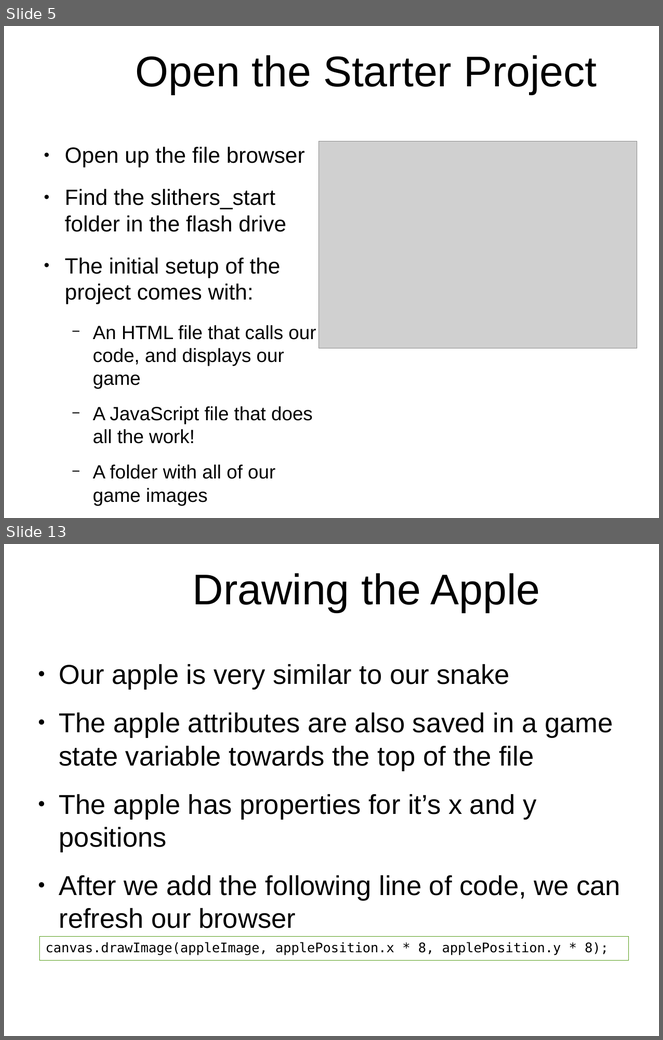
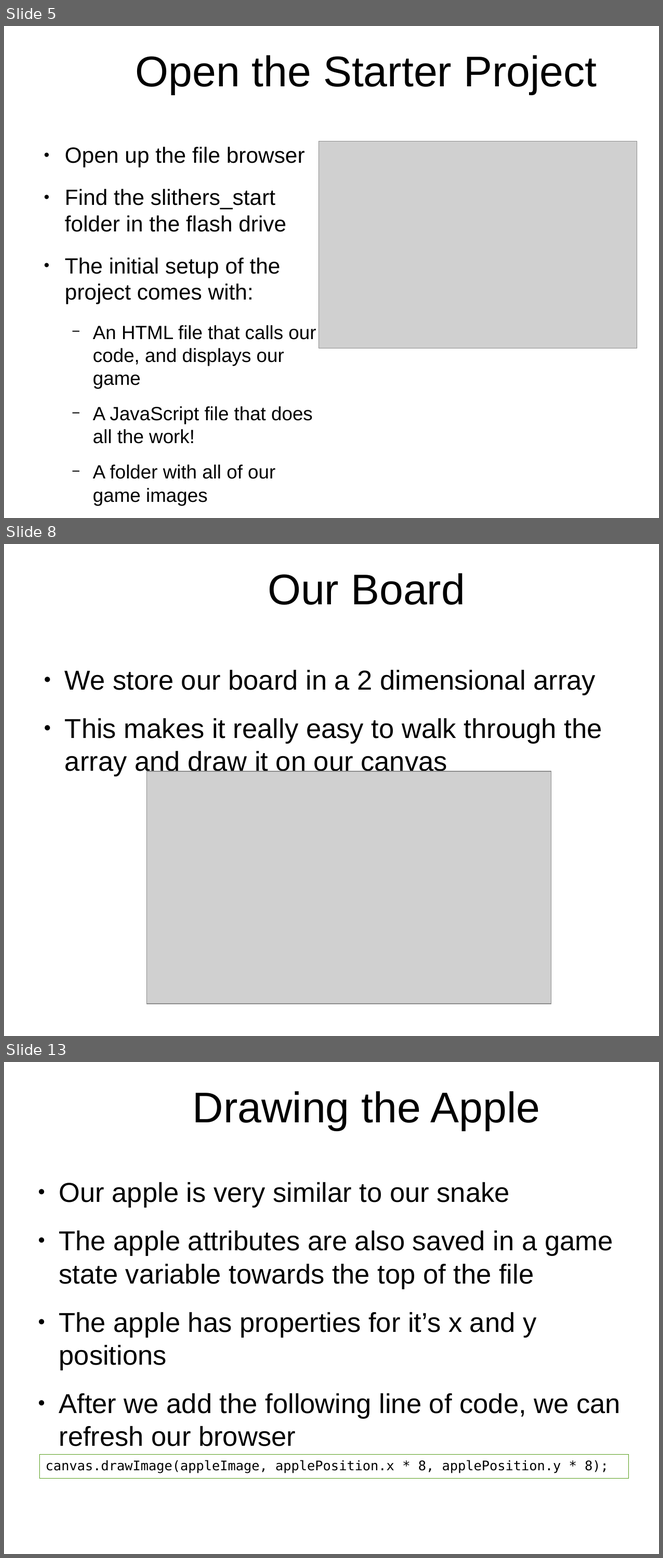
Before and after one commit to originalgrego/Slithers, a slide deck: Slithers - Explorathon 2018.odp. Shown one above the other, each under a label of ours: slides 5 and 13 before the commit, slides 5, 8 and 13 after it; the slides between them are not shown. The pictures are 663x1040 and 663x1558 pixels, drawn with LibreOffice and Linux fonts; fonts in the diff are those of the drawing; grey boxes stand for pictures; background and template pictures are left out. Boxes give left, top, right and bottom in pixels: in the first picture for what was removed or moved away, otherwise in the second. Text is boxed around its words. In the diff, an @@ line names an element or a change of style, - is before the commit and + after.

```diff
--- a/Slithers - Explorathon 2018.odp
+++ b/Slithers - Explorathon 2018.odp
@@ slide 8 added at <box>4,544,659,1036</box>, background picture (left out) @@
@@ title added at <box>268,573,465,605</box>, 51.9 pt, text #000000 @@
+Our Board
@@ text added at <box>65,670,603,776</box>, 33.1 pt, text #000000 @@
+● We store our board in a 2 dimensional array
+● This makes it really easy to walk through the array and draw it on our canvas
@@ picture added at <box>146,771,551,1004</box> @@
```
Also in this commit, not shown: 17 slides changed, 1 other slide added, 3 other files.
